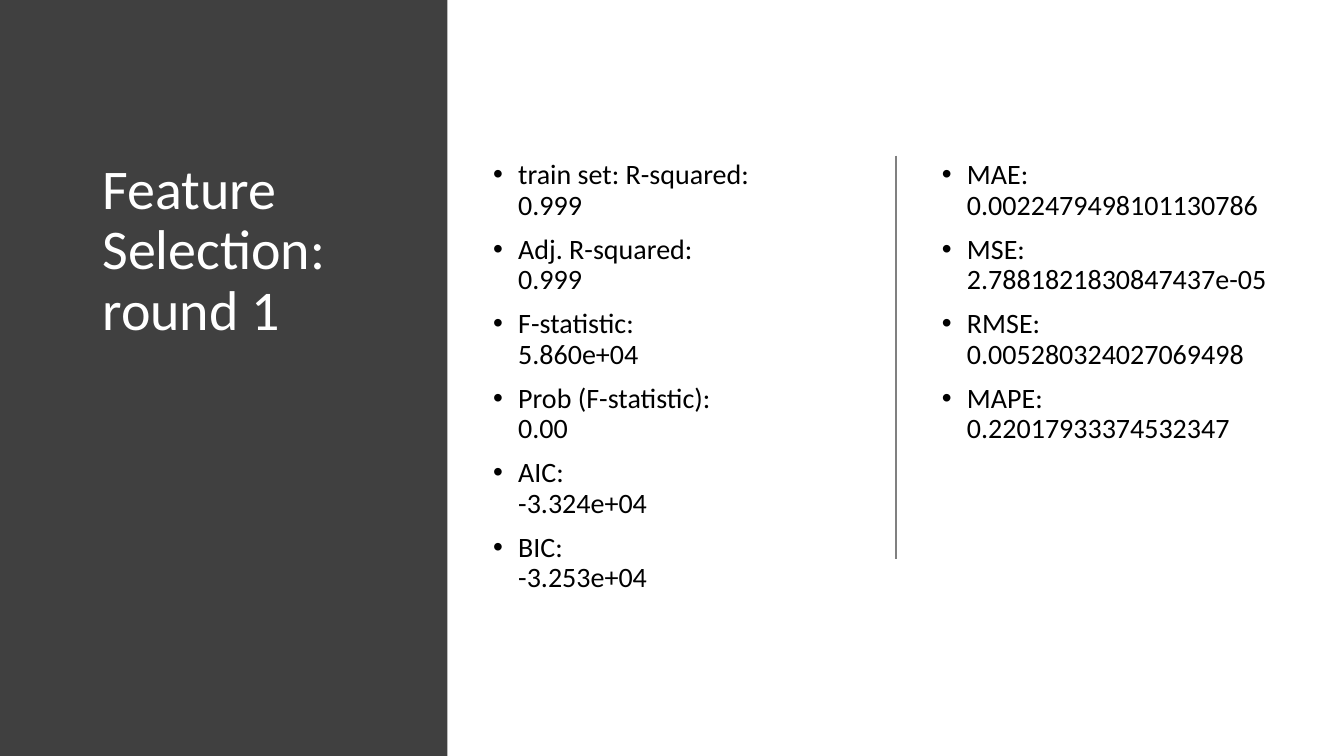
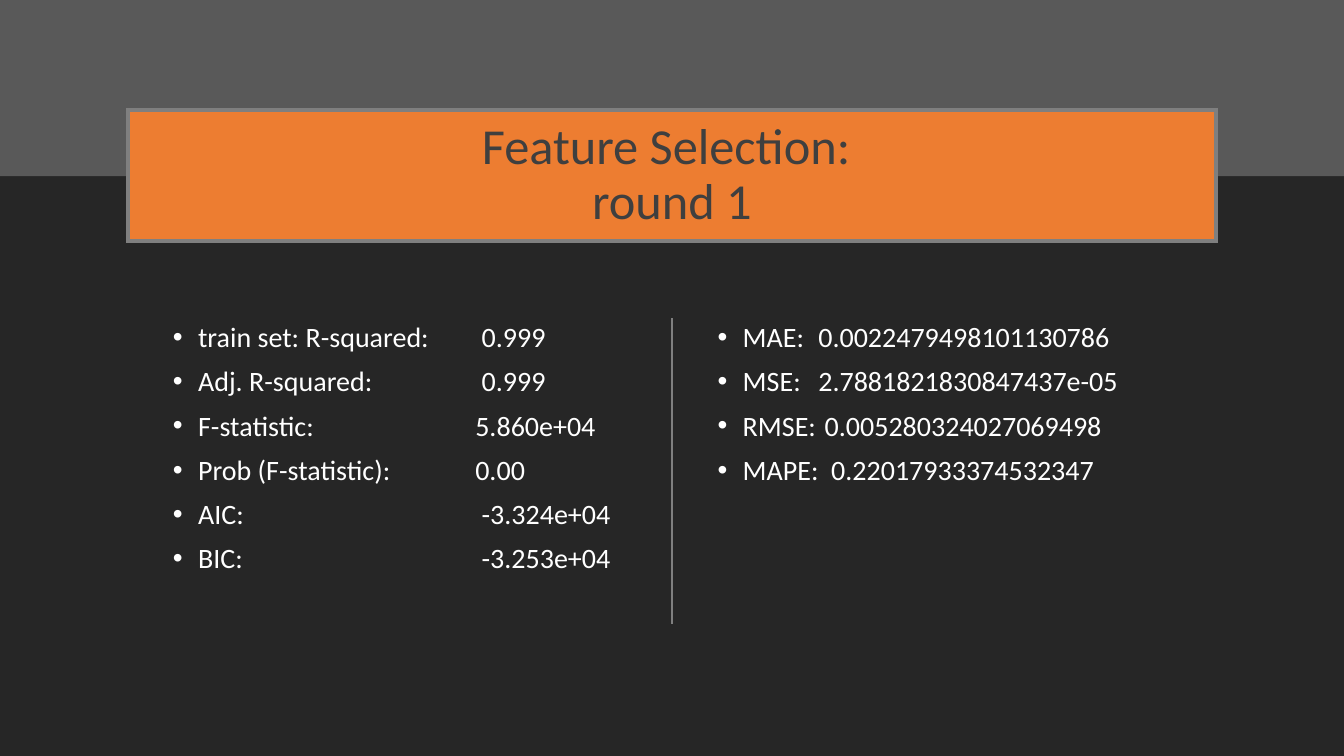
Before and after one commit to kathieking/Thinkful, a slide deck: slide 17 of Capstone 3.pptx. Drawn at 1344x756 pixels with LibreOffice and Linux fonts; fonts in the diff are those of the drawing. Boxes give left, top, right and bottom in pixels: in the first picture for what was removed or moved away, otherwise in the second. Text is boxed around its words. In the diff, an @@ line names an element or a change of style, - is before the commit and + after.

```diff
--- a/Capstone 3.pptx
+++ b/Capstone 3.pptx
@@ background #FFFFFF to #262626 @@
@@ rectangle removed at (0, 0, 448, 756) @@
@@ rectangle added at (0, 0, 1344, 176), fill #595959 @@
@@ title "Feature Selection: round 1": place and size @@
-title "Feature Selection: round 1" at (102, 173, 325, 331)
+title "Feature Selection: round 1" at (128, 110, 1217, 242)
@@ title "Feature Selection: round 1" at (128, 110, 1217, 242): size 40 to 36 pt, text colour #FFFFFF to #3F3F3F; alignment left to centre; vertical alignment top to middle; fill none to #ED7D31; outline none to #7F7F7F 3 pt @@
@@ line removed from (896, 155) to (896, 559) @@
@@ text "train set: R-squared: 0.999" at (198, 327, 611, 568): text colour #000000 to #FFFFFF @@
@@ text "train set: R-squared: 0.999": place and size @@
-text "train set: R-squared: 0.999" at (518, 164, 749, 588)
+text "train set: R-squared: 0.999" at (198, 327, 611, 568)
@@ line added from (673, 319) to (673, 624), #7F7F7F 1.5 pt @@
@@ text "MAE: 0.0022479498101130786": place and size @@
-text "MAE: 0.0022479498101130786" at (967, 166, 1266, 439)
+text "MAE: 0.0022479498101130786" at (743, 328, 1117, 480)
@@ text "MAE: 0.0022479498101130786" at (743, 328, 1117, 480): text colour #000000 to #FFFFFF @@
```
Also in this commit, not shown: 8 other slides changed, 2 slides added, 1 slide removed.
